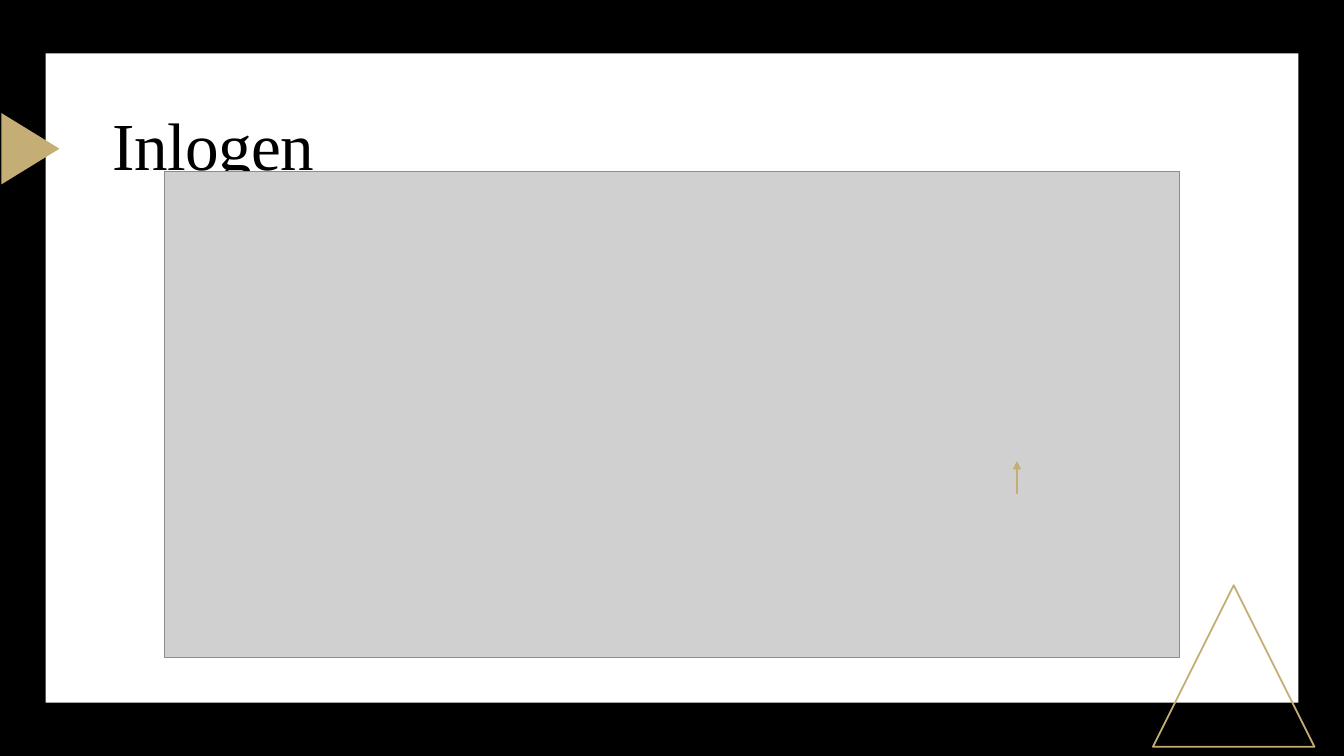
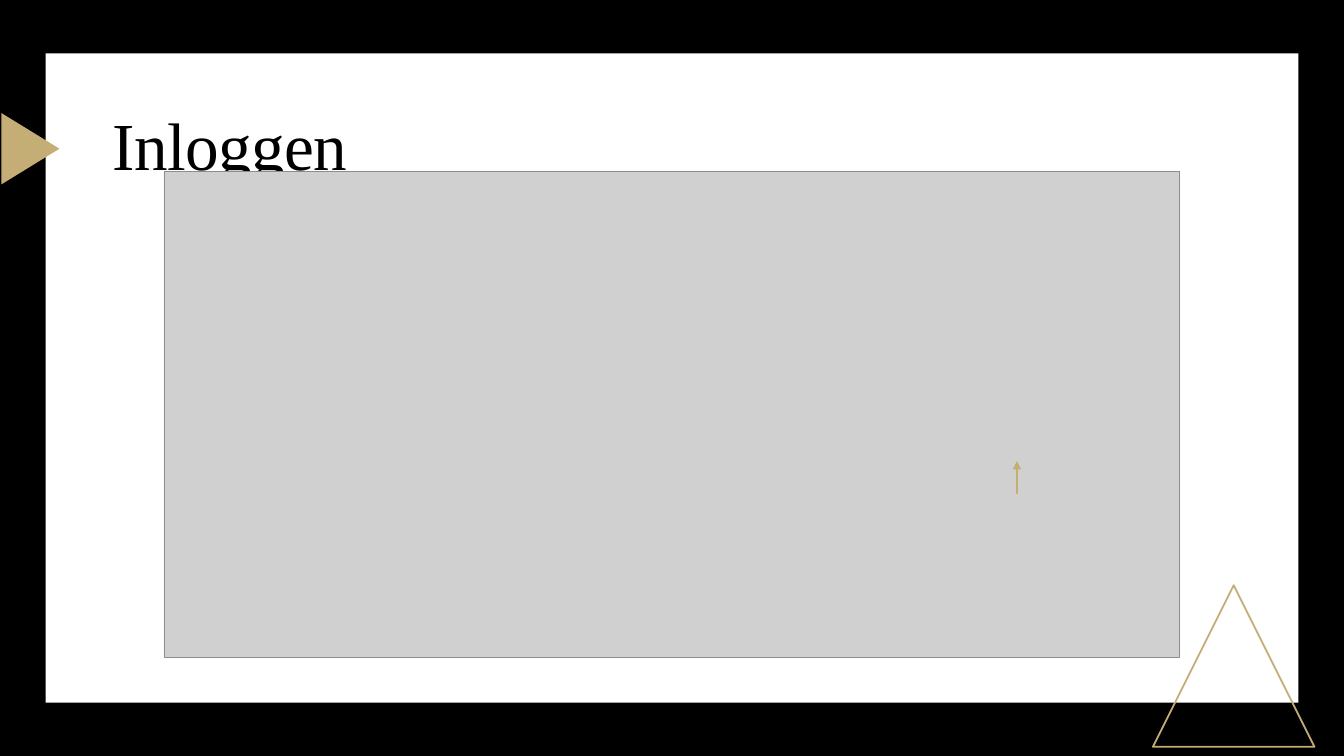
Before and after one commit to CruZxPog/GIP, a slide deck: slide 9 of Gip verslag & powerpoint/GIP_PWP.pptx. Drawn at 1344x756 pixels with LibreOffice and Linux fonts; fonts in the diff are those of the drawing; grey boxes stand for pictures. Boxes give left, top, right and bottom in pixels: in the first picture for what was removed or moved away, otherwise in the second. Text is boxed around its words. In the diff, an @@ line names an element or a change of style, - is before the commit and + after.

```diff
--- a/Gip verslag & powerpoint/GIP_PWP.pptx
+++ b/Gip verslag & powerpoint/GIP_PWP.pptx
@@ title at (x1=113, y1=123, x2=347, y2=183): text changed @@
-Inlogen
+Inloggen
```
Also in this commit, not shown: 2 other slides changed.
